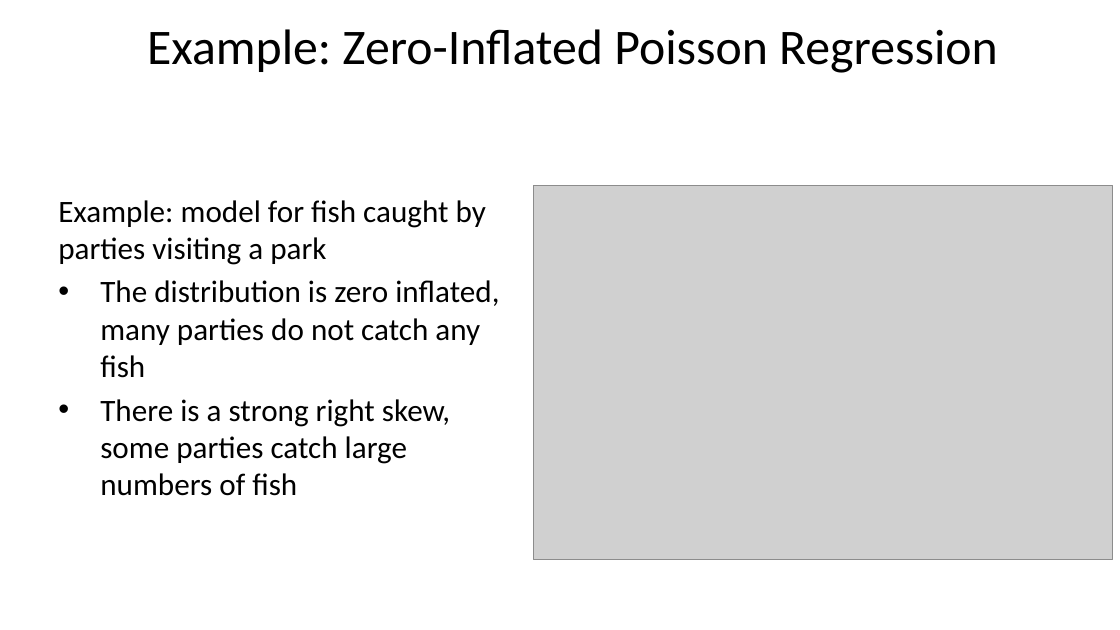
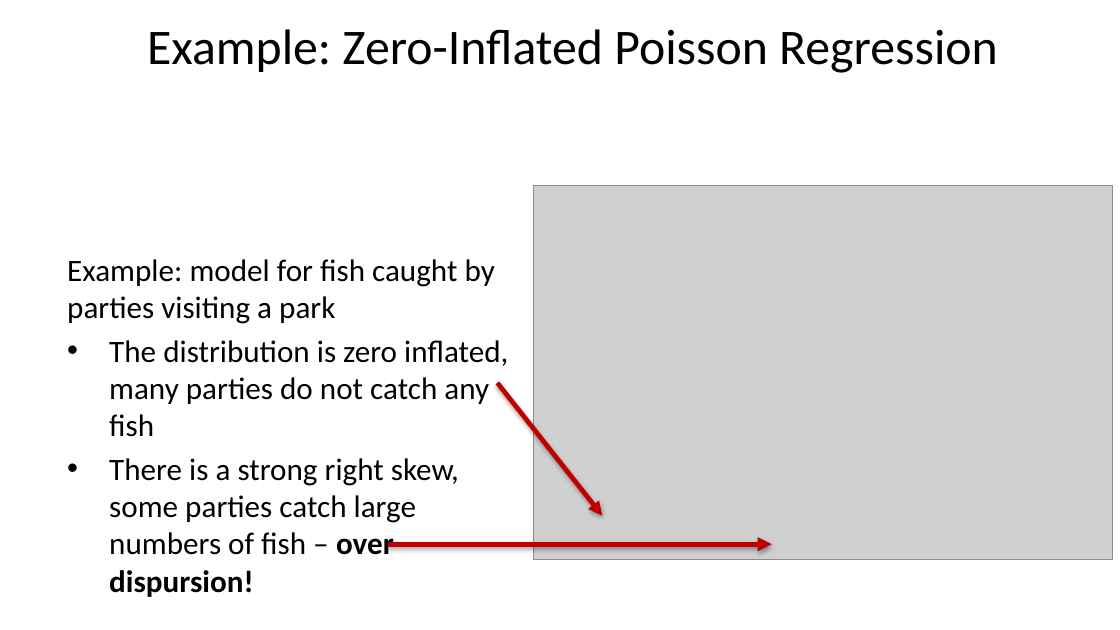
Before and after one commit to StephenElston/CSCI-E-83, a slide deck: slide 14 of LectureSlides/10b_ModelsFor OutliersAndOverdispersion.pptx. Drawn at 1120x630 pixels with LibreOffice and Linux fonts; fonts in the diff are those of the drawing; grey boxes stand for pictures. Boxes give left, top, right and bottom in pixels: in the first picture for what was removed or moved away, otherwise in the second. Text is boxed around its words. In the diff, an @@ line names an element or a change of style, - is before the commit and + after.

```diff
--- a/LectureSlides/10b_ModelsFor OutliersAndOverdispersion.pptx
+++ b/LectureSlides/10b_ModelsFor OutliersAndOverdispersion.pptx
@@ text "Example: model for fish caught ...": place and size @@
-text "Example: model for fish caught ..." at (58,200,499,496)
+text "Example: model for fish caught ..." at (67,259,508,555)
@@ arrow added from (497, 383) to (603, 515), #C00000 3 pt @@
@@ text at (109,458,459,555): text changed @@
-• There is a strong right skew, some parties catch large numbers of fish
+• There is a strong right skew, some parties catch large numbers of fish – over-dispursion!
@@ arrow added from (388, 544) to (772, 544), #C00000 3 pt @@
```
Also in this commit, not shown: 6 other slides changed.
